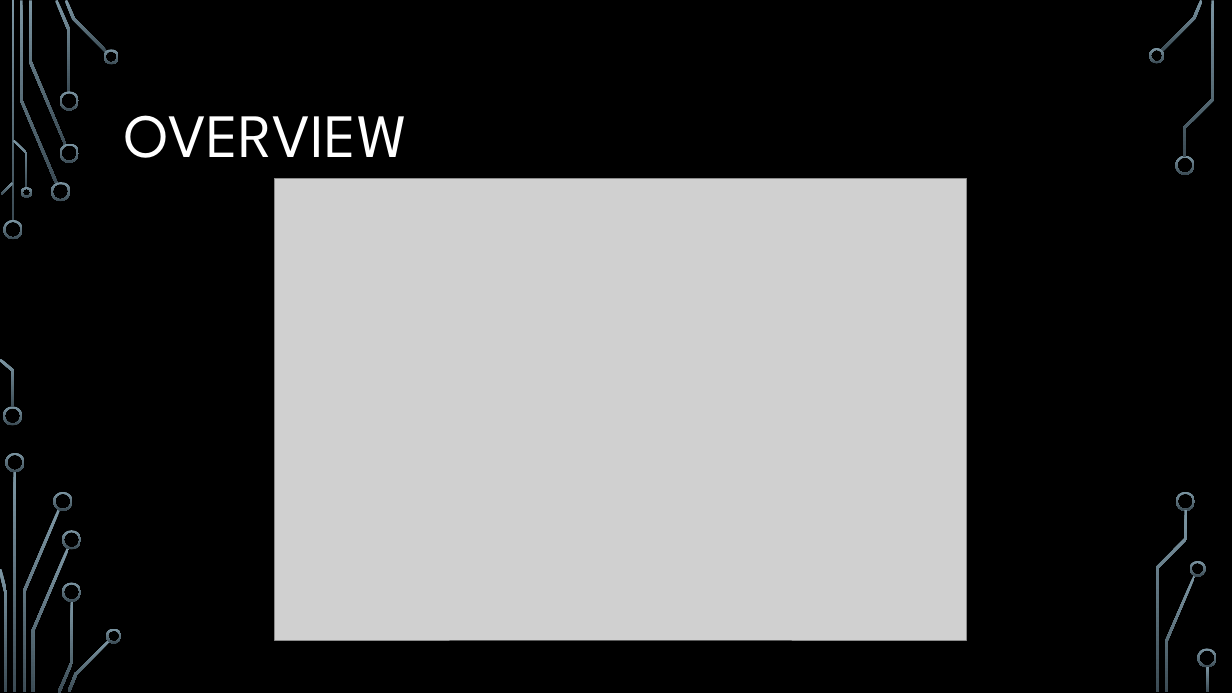
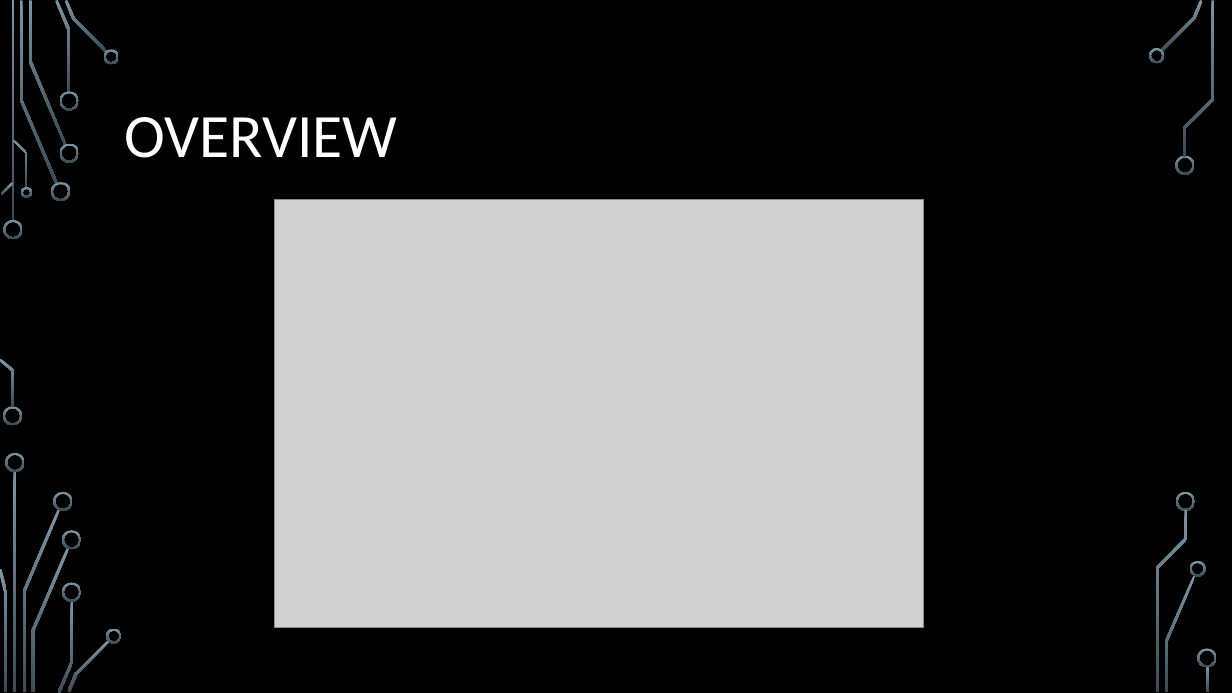
Before and after one commit to jessethd/EthicalHackingFinal, a slide deck: slide 4 of Presentation.pptx (slide 5 before the commit). Drawn at 1232x693 pixels with LibreOffice and Linux fonts; fonts in the diff are those of the drawing; grey boxes stand for pictures; background and template pictures are left out. Boxes give left, top, right and bottom in pixels: in the first picture for what was removed or moved away, otherwise in the second. Text is boxed around its words. In the diff, an @@ line names an element or a change of style, - is before the commit and + after.

```diff
--- a/Presentation.pptx
+++ b/Presentation.pptx
@@ title "OVERVIEW" at bbox=[125, 117, 398, 158]: font League Spartan to Calibri @@
@@ picture: place and size @@
-picture at bbox=[274, 178, 967, 640]
+picture at bbox=[274, 199, 924, 627]
```
Also in this commit, not shown: 11 other slides changed.
